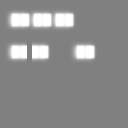
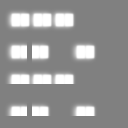
Before/after of a 128 × 128 layered artwork. What changed in the layer stack:
added group "그룹 1" with 6 layers above "레이어 2" over [5, 70, 97, 116]
added layer "레이어 2" (3rd of 14, in "그룹 1") in group "그룹 1" over [25, 70, 56, 84]
added layer "레이어 2" (4th of 14, in "그룹 1") in group "그룹 1" over [47, 70, 76, 84]
added layer "레이어 2" (5th of 14, in "그룹 1") in group "그룹 1" over [5, 102, 27, 116]
added layer "레이어 2" (6th of 14, in "그룹 1") in group "그룹 1" over [32, 102, 51, 116]
added layer "레이어 2" (7th of 14, in "그룹 1") in group "그룹 1" over [70, 102, 97, 116]
added layer "레이어 2" (8th of 14, in "그룹 1") in group "그룹 1" over [5, 70, 34, 84]
